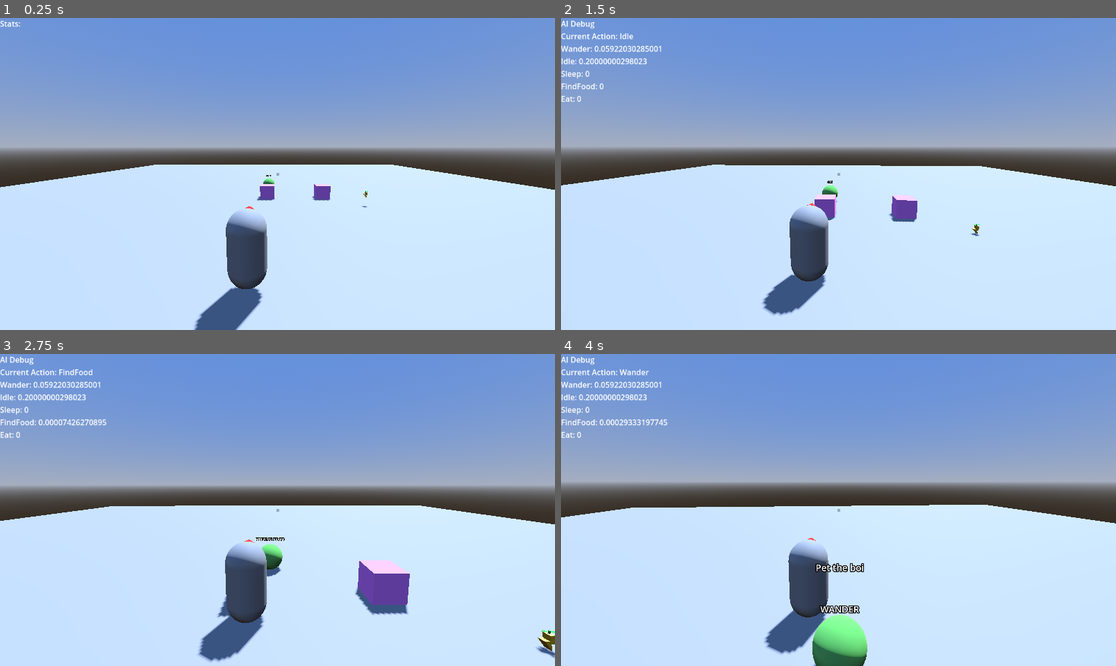
Above: before the commit, frames 1-4 (two rows, left to right).
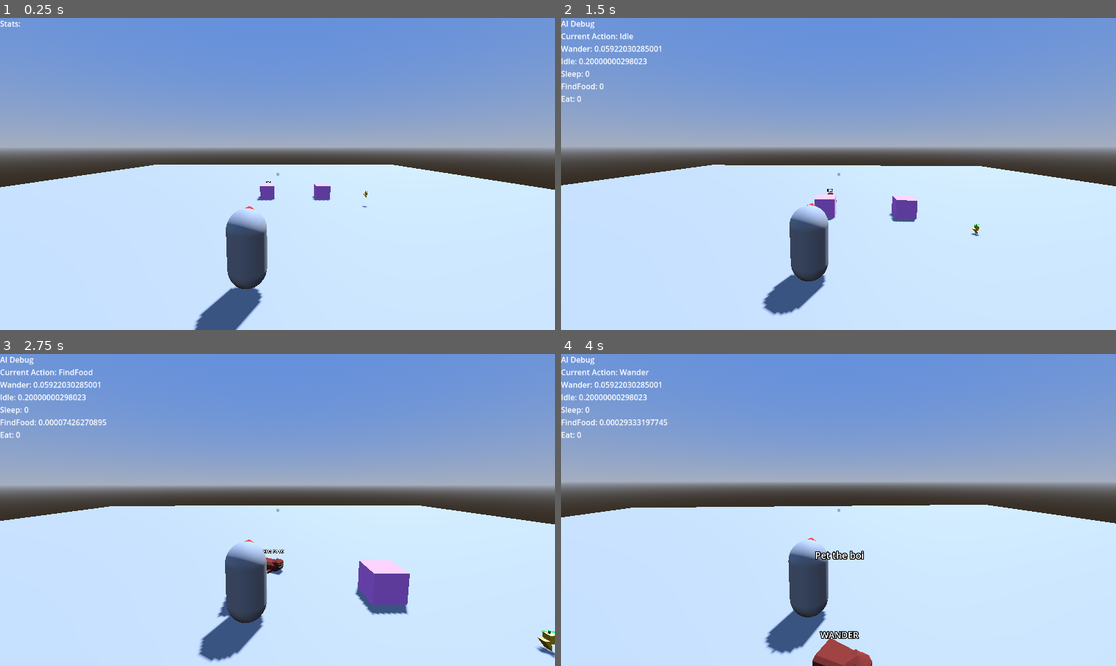
Above: after the commit, the same moments.

Repository: TrevorWM/BuddyGame
Game: Godot game, scene res://scenes/world.tscn
Two runs of this game, one before a commit and one after it. Both use one fixed random seed, a clock stepped at 60 frames per second and the inputs below.
Inputs (mouse positions are in pixels of both pictures, inside the frame that each line leads up to):
- Up to frame 1 (0.25 s): no input
- Up to frame 2 (1.5 s): tap Enter (ui_accept) at 0.5, 0.77 s; move the mouse to (866, 174) at 0.52 s; hold W (move_forward) from 0.53 s (still down); tap Space (cheer) at 0.6 s; move the mouse to (810, 174) at 1.27 s; click (810, 174) at 1.35 s
- Up to frame 3 (2.75 s): keep holding W (move_forward); tap Enter (ui_accept) at 1.52 s; move the mouse to (288, 503) at 2.02 s; tap F (interact) at 2.1 s
- Up to frame 4 (4 s): keep holding W (move_forward); move the mouse to (832, 516) at 2.77 s; tap Space (cheer) at 2.85 s; tap Enter (ui_accept) at 3.02, 3.77 s; move the mouse to (877, 513) at 3.52 s; click (877, 513) at 3.6 s

The runs differ from the first frame. In frame 1, less than 0.1% of the frame differs, in the area x 47-50%, y 50-54%; in frame 2, less than 0.1%; in frame 3, 0.3%; in frame 4, 2.0%, in the area x 3-67%, y 48-100%.

Commit message:
Added sloth mesh, and changed buddy scene to accomodate meshes

Diff:
--- a/assets/resources/sloth_buddy.tres
+++ b/assets/resources/sloth_buddy.tres
@@ -1,11 +1,13 @@
-[gd_resource type="Resource" script_class="BuddyResource" load_steps=2 format=3 uid="uid://b0o4rl00u0x23"]
+[gd_resource type="Resource" script_class="BuddyResource" load_steps=3 format=3 uid="uid://b0o4rl00u0x23"]
 
+[ext_resource type="PackedScene" uid="uid://brmb3vjf5nbsb" path="res://assets/models/buddy/sloth/sloth.glb" id="1_cumns"]
 [ext_resource type="Script" path="res://scripts/resources/buddy.gd" id="1_y0wom"]
 
 [resource]
 resource_local_to_scene = true
 script = ExtResource("1_y0wom")
 buddy_name = "Sloth"
+buddy_mesh = ExtResource("1_cumns")
 max_muscle = 5
 muscle = 2
 max_brains = 5
--- a/scenes/buddy.tscn
+++ b/scenes/buddy.tscn
@@ -16,12 +16,6 @@
 [ext_resource type="PackedScene" uid="uid://cwlout84uhhks" path="res://scenes/components/buddy_interactor_component.tscn" id="12_2ydgd"]
 [ext_resource type="Script" path="res://scripts/utility_ai/actions/action_wander.gd" id="13_swp3t"]
 
-[sub_resource type="StandardMaterial3D" id="StandardMaterial3D_01pmt"]
-resource_local_to_scene = true
-albedo_color = Color(0.403922, 0.721569, 0.32549, 1)
-
-[sub_resource type="SphereMesh" id="SphereMesh_0n2x8"]
-
 [sub_resource type="SphereShape3D" id="SphereShape3D_0848a"]
 
 [sub_resource type="Curve" id="Curve_ayj37"]
@@ -67,7 +61,6 @@
 size = Vector3(1, 1.10254, 1.16089)
 
 [node name="Buddy" type="CharacterBody3D" node_paths=PackedStringArray("utility_agent", "state_text", "interactor_component", "grabber_component") groups=["Buddy"]]
-transform = Transform3D(1, 0, 0, 0, 1, 0, 0, 0, 1, 0.0165722, 0.542971, 0)
 collision_layer = 2
 collision_mask = 7
 script = ExtResource("1_jecxs")
@@ -77,16 +70,13 @@
 interactor_component = NodePath("BuddyInteractorComponent")
 grabber_component = NodePath("Grabber")
 
-[node name="MeshInstance3D" type="MeshInstance3D" parent="."]
-material_override = SubResource("StandardMaterial3D_01pmt")
-mesh = SubResource("SphereMesh_0n2x8")
-
 [node name="NavigationAgent3D" type="NavigationAgent3D" parent="."]
 avoidance_enabled = true
 radius = 1.0
 max_speed = 100.0
 
 [node name="CollisionShape3D" type="CollisionShape3D" parent="."]
+transform = Transform3D(1, 0, 0, 0, 1, 0, 0, 0, 1, 0, 0.499642, 0)
 shape = SubResource("SphereShape3D_0848a")
 
 [node name="StateText" type="Label3D" parent="."]
@@ -201,6 +191,7 @@
 score_curve = SubResource("Curve_0w4wr")
 
 [node name="InteractableComponent" parent="." instance=ExtResource("5_0nmuo")]
+transform = Transform3D(1, 0, 0, 0, 1, 0, 0, 0, 1, 0, 0.725421, 0)
 hint_text = "Pet the boi"
 interacted_text = "*happy sloth noises*"
 
@@ -213,6 +204,7 @@
 transform = Transform3D(1, 0, 0, 0, 1, 0, 0, 0, 1, 0, 0.181047, -0.728976)
 
 [node name="BuddyInteractorComponent" parent="." node_paths=PackedStringArray("buddy") instance=ExtResource("12_2ydgd")]
+transform = Transform3D(1, 0, 0, 0, 1, 0, 0, 0, 1, 0, 0.648656, 0)
 buddy = NodePath("..")
 
 [node name="Area3D" parent="BuddyInteractorComponent" index="0"]
--- a/scripts/buddy/buddy.gd
+++ b/scripts/buddy/buddy.gd
@@ -2,6 +2,8 @@
 extends CharacterBody3D
 
 @export var buddy_resource: BuddyResource
+
+@export_group("Child Nodes")
 @export var utility_agent: UtilityAgent
 @export var state_text: Label3D
 @export var interactor_component: InteractorComponent
@@ -15,6 +17,11 @@
 func _ready() -> void:
 	if data == null:
 		data = buddy_resource.duplicate()
+
+	var mesh = data.buddy_mesh.instantiate()
+	add_child(mesh)
+
+
 	navigation_agent.velocity_computed.connect(Callable(_on_velocity_computed))
 	utility_agent.initialize(self, true)
 	movement_speed = data.zoom
--- a/scripts/resources/buddy.gd
+++ b/scripts/resources/buddy.gd
@@ -2,6 +2,8 @@
 extends Resource
 
 @export var buddy_name: String
+@export var buddy_mesh: PackedScene
+
 
 @export_category("Player Facing Stats")
 @export var max_muscle: int
Binary file added: assets/models/buddy/sloth/sloth.glb
Not shown, added: assets/models/buddy/sloth/sloth.glb.import
Binary file added: assets/models/buddy/sloth/sloth_0.png
Not shown, added: assets/models/buddy/sloth/sloth_0.png.import
Binary file added: assets/models/buddy/sloth/sloth_1.png
Not shown, added: assets/models/buddy/sloth/sloth_1.png.import
Binary file added: assets/models/buddy/sloth/sloth_2.png
Not shown, added: assets/models/buddy/sloth/sloth_2.png.import
Not shown: 1 places in scenes/buddy.tscn that only renumber resources
